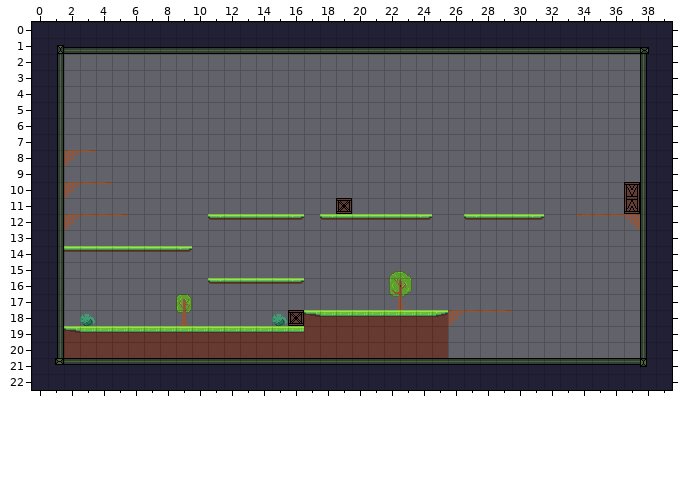
Level history. Tiled map: stick_man_adventure/assets/tiles/level_1.tmx. The picture above was drawn from the file before the commit.
Cells are 16x16 px. Shown: x 0..39, y 0..22.
Now the later version:
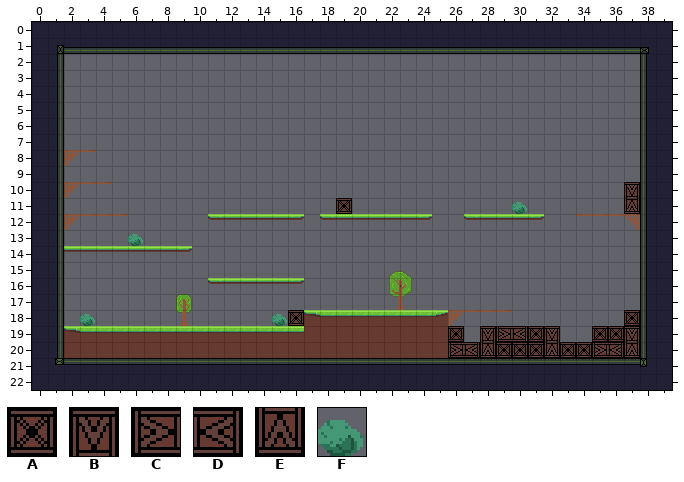
Key: from "SetTiled": A 61, B 63, C 81, D 82, E 83, F 201.
_ is an empty cell, . an unchanged one.
Edits made:
--- layer "Background"
@@ x 30..30 @@
-11 _
+11 F
@@ x 6..6 @@
-13 _
+13 F
@@ x 26..37 @@
-18 ..........._
-19 _._____..___
-20 ____________
+18 ...........A
+19 A.BCDAB..AAB
+20 CDEAAAEAACDE
